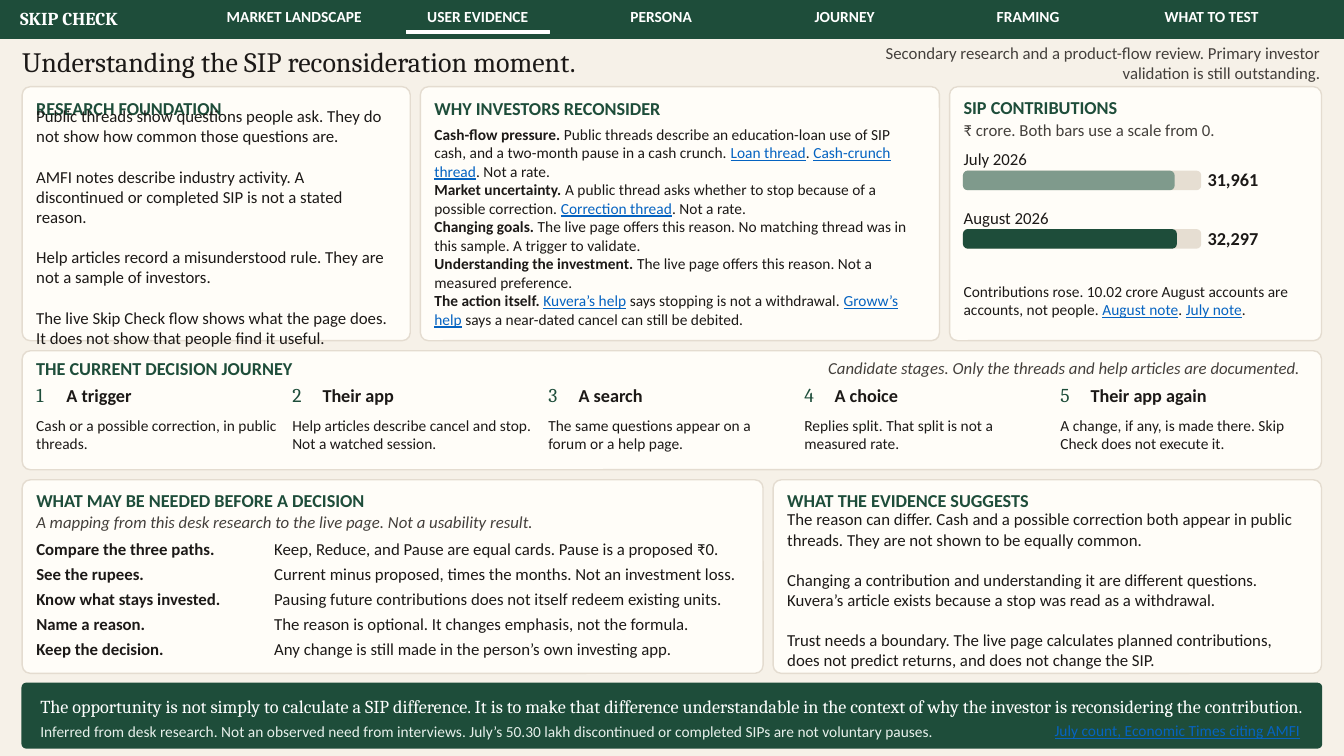
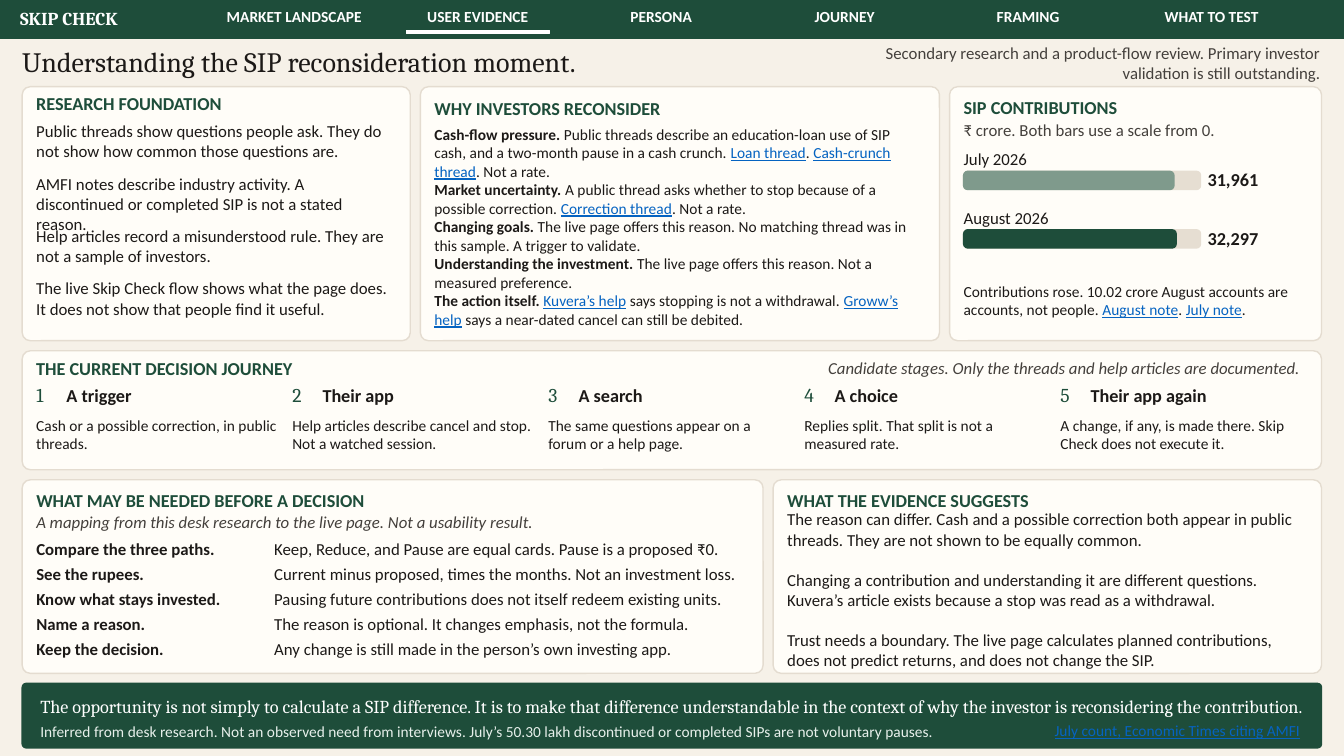
Before and after one commit to parthkapoor2402/finlit-ventures, a slide deck: slide 2 of presentation/out/finlit-skip-check-strategy.pptx. Drawn at 1344x756 pixels with LibreOffice and Linux fonts; fonts in the diff are those of the drawing. Boxes give left, top, right and bottom in pixels: in the first picture for what was removed or moved away, otherwise in the second. Text is boxed around its words. In the diff, an @@ line names an element or a change of style, - is before the commit and + after.

```diff
--- a/presentation/out/finlit-skip-check-strategy.pptx
+++ b/presentation/out/finlit-skip-check-strategy.pptx
@@ text "RESEARCH FOUNDATION" at (36,98,222,110): vertical alignment middle to top @@
@@ text at (36,130,384,286): paragraphs removed @@
-Public threads show questions people ask. They do not show how common those questions are.
-AMFI notes describe industry activity. A discontinued or completed SIP is not a stated reason.
-Help articles record a misunderstood rule. They are not a sample of investors.
@@ text added at (36,125,382,160), 12 pt, text #1C1917 @@
+Public threads show questions people ask. They do not show how common those questions are.
@@ text added at (36,178,342,213), 12 pt, text #1C1917 @@
+AMFI notes describe industry activity. A discontinued or completed SIP is not a stated reason.
@@ text added at (36,229,384,265), 12 pt, text #1C1917 @@
+Help articles record a misunderstood rule. They are not a sample of investors.
@@ text "The live Skip Check flow ..." at (36,282,387,318): vertical alignment middle to top @@
@@ text "The live Skip Check flow ...": place and size @@
-text "The live Skip Check flow ..." at (36,130,387,347)
+text "The live Skip Check flow ..." at (36,282,387,318)
```
Also in this commit, not shown: 2 other files.
